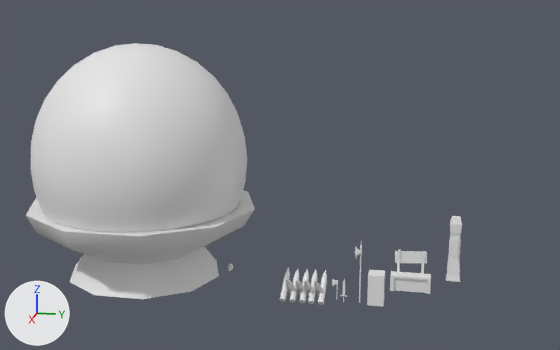
A saved change to the Blender file Assets/Models/allmodels.blend.
The view is the same before and after, from a 50 mm lens placed at (91.8, 9.5, 36.9), pointed at (-0.2, -8.9, 13.9). Every picture has the same lights, and +X, +Y and +Z are marked at lower left.

Before the edit, the objects in view are built like this:
```python
me_cube = bpy.data.meshes.new('Cube')
me_cube.from_pydata(...)  # a box spanning x -1.0..1.0, y -1.0..1.0, z -1.0..1.0
me_cube_004 = bpy.data.meshes.new('Cube.004')
me_cube_004.from_pydata(...)  # 76 vertices, 63 faces; spans x -0.97..0.74, y -2.45..2.43, z 0.0..4.91
me_cube_008 = bpy.data.meshes.new('Cube.008')
me_cube_008.from_pydata(...)  # 40 vertices, 37 faces; spans x -0.75..0.75, y -0.85..0.85, z -0.02..7.88
me_cylinder = bpy.data.meshes.new('Cylinder')
me_cylinder.from_pydata(...)  # 40 vertices, 32 faces; spans x -13.2..13.2, y -14.9..14.9, z 0.0..9.3
me_cylinder_010 = bpy.data.meshes.new('Cylinder.010')
me_cylinder_010.from_pydata(...)  # 360 vertices, 360 faces; spans x -2.24..2.78, y -2.88..2.75, z 0.83..5.87
me_sphere_003 = bpy.data.meshes.new('Sphere.003')
me_sphere_003.from_pydata(...)  # 414 vertices, 796 faces; spans x -0.638..0.351, y -0.3..0.384, z -0.012..0.751
ob_barricade = bpy.data.objects.new('barricade', me_cylinder_010)
ob_barricade.location = (2.39, -5.69, -2.35)
ob_barricade.rotation_euler = (0.0, -0.895, 0.0)  # degrees (0, -51, 0)
ob_human = bpy.data.objects.new('human', me_cube)
ob_human.location = (0.07, 3.41, -0.01)
ob_human.scale = (1.0, 1.0, 2.0)
ob_platter = bpy.data.objects.new('platter', me_cylinder)
ob_platter.location = (0.0, -27.04, 0.0)
ob_skull = bpy.data.objects.new('skull', me_sphere_003)
ob_skull.location = (0.0, -15.52, 0.98)
ob_stall = bpy.data.objects.new('stall', me_cube_004)
ob_stall.location = (0.0, 7.6, 0.0)
ob_stone = bpy.data.objects.new('stone', me_cube_008)
ob_stone.location = (0.0, 12.68, 1.89)
# also in view: 'dome' at (0.0, -27.0, 19.6)
```
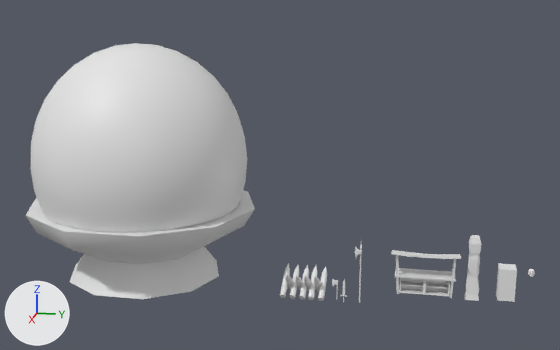
Where the change shows, as pixel boxes [x1, y1, x2, y2] in the pictures (560 x 350 px):
```json
{"object": "stall", "change": "reshaped, moved, rescaled, modifiers changed", "before": [390, 250, 431, 294], "after": [395, 255, 456, 298], "on screen": "48% wider"}
{"object": "stone", "change": "moved", "before": [446, 216, 462, 282], "after": [464, 235, 481, 301]}
{"object": "human", "change": "moved", "before": [367, 270, 385, 307], "after": [496, 263, 517, 302]}
{"object": "barricade", "change": "moved", "before": [280, 267, 327, 305], "after": [280, 263, 327, 301]}
{"object": "roof", "change": "added", "after": [391, 250, 462, 259]}
{"object": "skull", "change": "moved", "before": [228, 263, 233, 271], "after": [528, 269, 535, 277]}
{"part": 2, "of": "me_cube_004", "change": "added", "after": [401, 281, 448, 288]}
{"part": 3, "of": "me_cube_004", "change": "rebuilt", "before": [390, 271, 431, 294], "after": [395, 268, 456, 296]}
{"part": 4, "of": "me_cube_004", "change": "added", "after": [396, 255, 456, 298]}
{"part": 5, "of": "me_cube_004", "change": "deleted", "before": [395, 251, 427, 263]}
{"part": 6, "of": "me_cube_004", "change": "deleted", "before": [421, 251, 425, 274]}
{"part": 7, "of": "me_cube_004", "change": "deleted", "before": [397, 250, 400, 272]}
```

Scene script edits in JSON lines:
```json
{"block": "me_cylinder_010", "where": "me_cylinder_010.from_pydata(...)  # 360 vertices, 360 faces; spans x -2.24..2.78, y -2.88..2.75, z 0.83..5.87"}
{"block": "me_cylinder_010", "where": "# used by ob_barricade; location = (2.39, -5.69, -2.35); rotation_euler = (0.0, -0.895, 0.0), in degrees (0, -51, 0)"}
{"block": "me_cylinder_010", "change": "me_cylinder_010 part 1: the whole mesh is moved by (1.43, 0.07, -1.94)"}
{"block": "me_cube_004", "where": "# used by ob_stall; location = (0.0, 7.6, 0.0)"}
{"op": "remove", "block": "me_cube_004", "code": "me_cube_004.from_pydata(...)  # 76 vertices, 63 faces; spans x -0.97..0.74, y -2.45..2.43, z 0.0..4.91"}
{"op": "add", "block": "me_cube_004", "code": "me_cube_004.from_pydata(...)  # 84 vertices, 74 faces; spans x -1.0..1.06, y -2.64..0.0, z -0.11..3.86"}
{"block": "me_cube_004", "change": "me_cube_004 part 2: a new loose piece, a box spanning x -0.242..0.61, y -2.056..0.0, z 0.698..0.748"}
{"block": "me_cube_004", "change": "me_cube_004 part 3: the loose piece of 52 vertices spanning x -0.74..0.74, y -2.45..2.43, z 0.0..2.04 is rebuilt with 36 vertices and now spans x -1.0..1.0, y -2.64..0.0, z 0.02..1.69"}
{"block": "me_cube_004", "change": "me_cube_004 part 4: a new loose piece of 40 vertices spanning x -0.56..1.06, y -2.63..-2.22, z -0.11..3.86"}
{"block": "me_cube_004", "change": "me_cube_004 part 5: the loose piece of 8 vertices spanning x -0.97..-0.83, y -2.1..1.88, z 3.1..4.87 is deleted"}
{"block": "me_cube_004", "change": "me_cube_004 part 6: the loose piece of 8 vertices spanning x -0.84..-0.66, y 1.24..1.53, z 2.01..4.91 is deleted"}
{"block": "me_cube_004", "change": "me_cube_004 part 7: the loose piece of 8 vertices spanning x -0.84..-0.66, y -1.73..-1.44, z 2.01..4.91 is deleted"}
{"op": "add", "block": "me_cube_006", "code": ["me_cube_006 = bpy.data.meshes.new('Cube.006')", "me_cube_006.from_pydata(...)  # 46 vertices, 33 faces; spans x -0.84..1.33, y 0.0..3.04, z 3.13..4.01", "me_cube_006.polygons.foreach_set('use_smooth', [True] * 33)"]}
{"op": "set", "path": "ob_human.location", "old": "(0.07, 3.41, -0.01)", "new": "(0.07, 18.98, 1.94)"}
{"op": "set", "path": "ob_barricade.location", "old": "(2.39, -5.69, -2.35)", "new": "(-0.02, -5.76, -1.71)"}
{"op": "set", "path": "ob_skull.location", "old": "(0.0, -15.52, 0.98)", "new": "(0.06, 21.71, 3.12)"}
{"op": "set", "path": "ob_stall.location", "old": "(0.0, 7.6, 0.0)", "new": "(0.07, 9.31, -0.01)"}
{"op": "set", "path": "ob_stall.scale", "old": "(1.0, 1.0, 1.0)", "new": "(1.38, 1.38, 1.38)"}
{"op": "add", "block": "ob_stall", "code": "_m = ob_stall.modifiers.new('Mirror', 'MIRROR')"}
{"op": "add", "block": "ob_stall", "code": "_m.use_axis = (False, True, False)"}
{"op": "add", "block": "ob_stall", "code": "_m.use_clip = True"}
{"op": "set", "path": "ob_stone.location", "old": "(0.0, 12.68, 1.89)", "new": "(0.0, 15.04, -0.4)"}
{"op": "add", "block": "ob_roof", "code": ["ob_roof = bpy.data.objects.new('roof', me_cube_006)", "ob_roof.location = (0.07, 9.31, -0.01)", "ob_roof.scale = (1.38, 1.38, 1.38)", "_m = ob_roof.modifiers.new('Mirror', 'MIRROR')", "_m.use_axis = (False, True, False)", "_m.use_clip = True"]}
```
